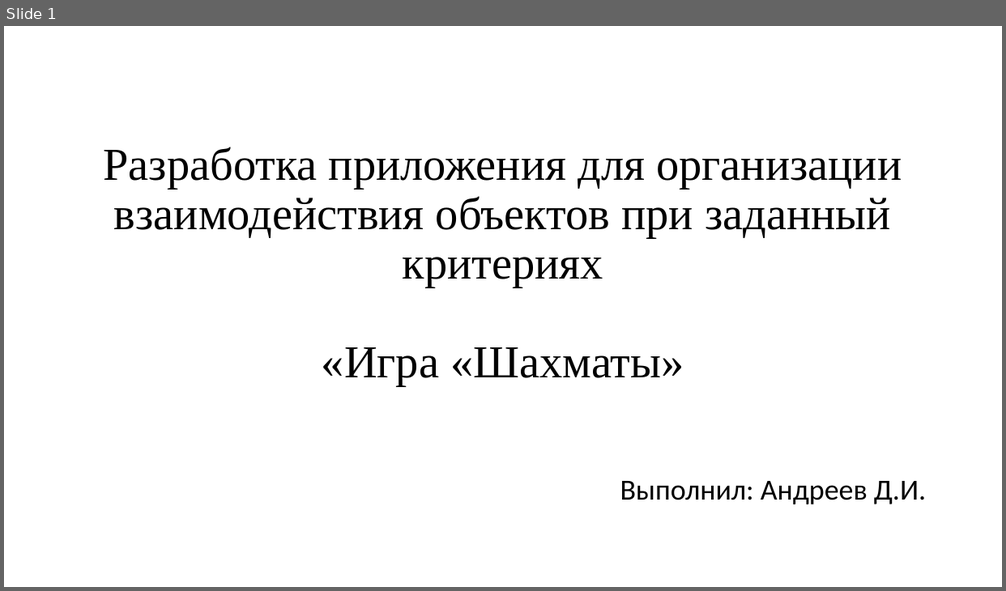
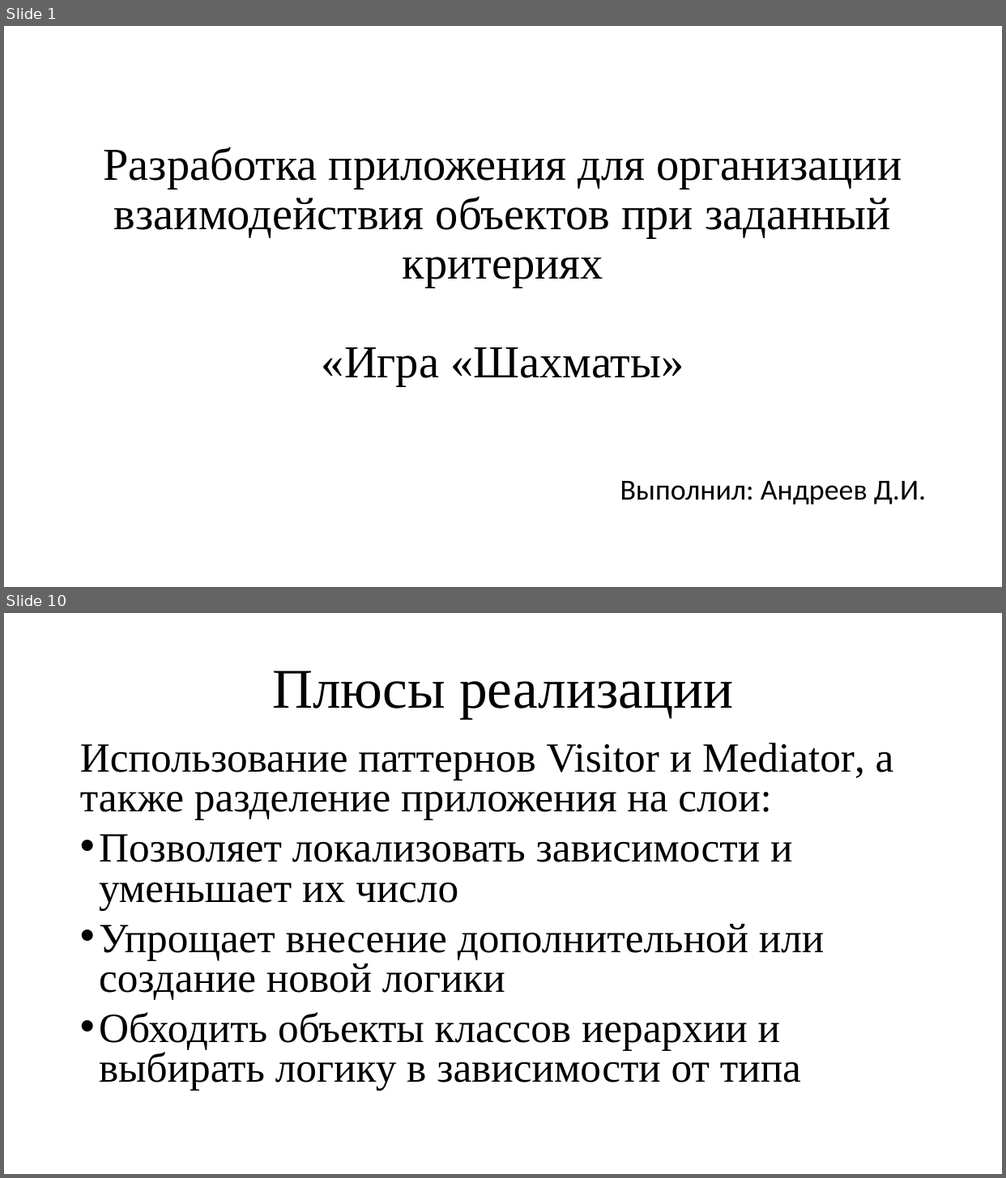
Before and after one commit to MrAnderson1110/Education, a slide deck: 5/OOP_V_term_paper/Презентация_ООП_АндреевД.И_z9431.pptx. Shown one above the other, each under a label of ours: slide 1 before the commit, slides 1 and 10 after it; the slides between them are not shown. The pictures are 1006x591 and 1006x1178 pixels, drawn with LibreOffice and Linux fonts; fonts in the diff are those of the drawing. Boxes give left, top, right and bottom in pixels: in the first picture for what was removed or moved away, otherwise in the second. Text is boxed around its words. In the diff, an @@ line names an element or a change of style, - is before the commit and + after.

```diff
--- a/5/OOP_V_term_paper/Презентация_ООП_АндреевД.И_z9431.pptx
+++ b/5/OOP_V_term_paper/Презентация_ООП_АндреевД.И_z9431.pptx
@@ slide 10 added at (x1=4, y1=613, x2=1002, y2=1174), background #FFFFFF @@
@@ title added at (x1=272, y1=671, x2=733, y2=718), 54 pt, text #000000 @@
+Плюсы реализации
@@ text added at (x1=80, y1=743, x2=894, y2=1091), 40 pt, text #000000 @@
+Использование паттернов Visitor и Mediator, а также разделение приложения на слои:
+• Позволяет локализовать зависимости и уменьшает их число
+• Упрощает внесение дополнительной или создание новой логики
+• Обходить объекты классов иерархии и выбирать логику в зависимости от типа
```
Also in this commit, not shown: 9 slides changed, 1 other slide added, 2 slides removed.
